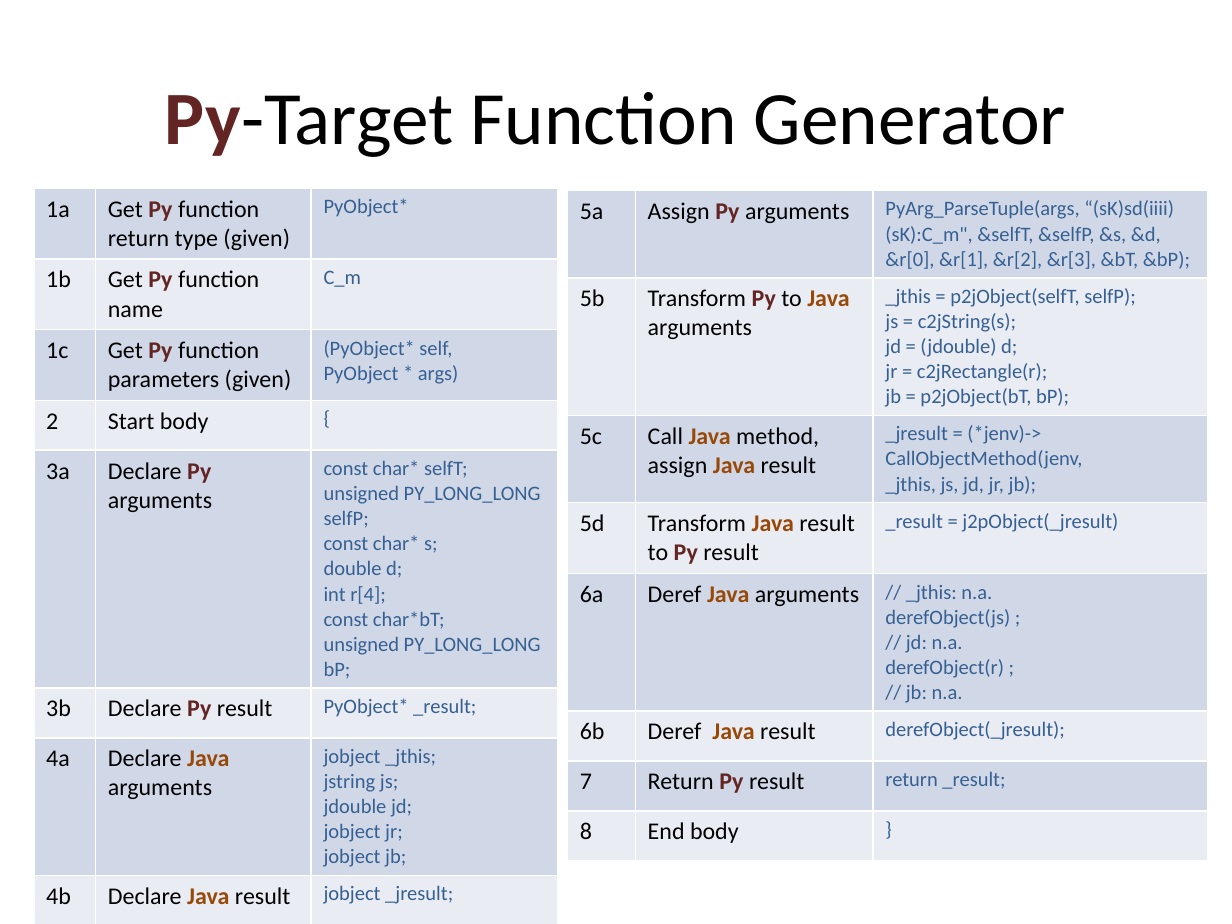
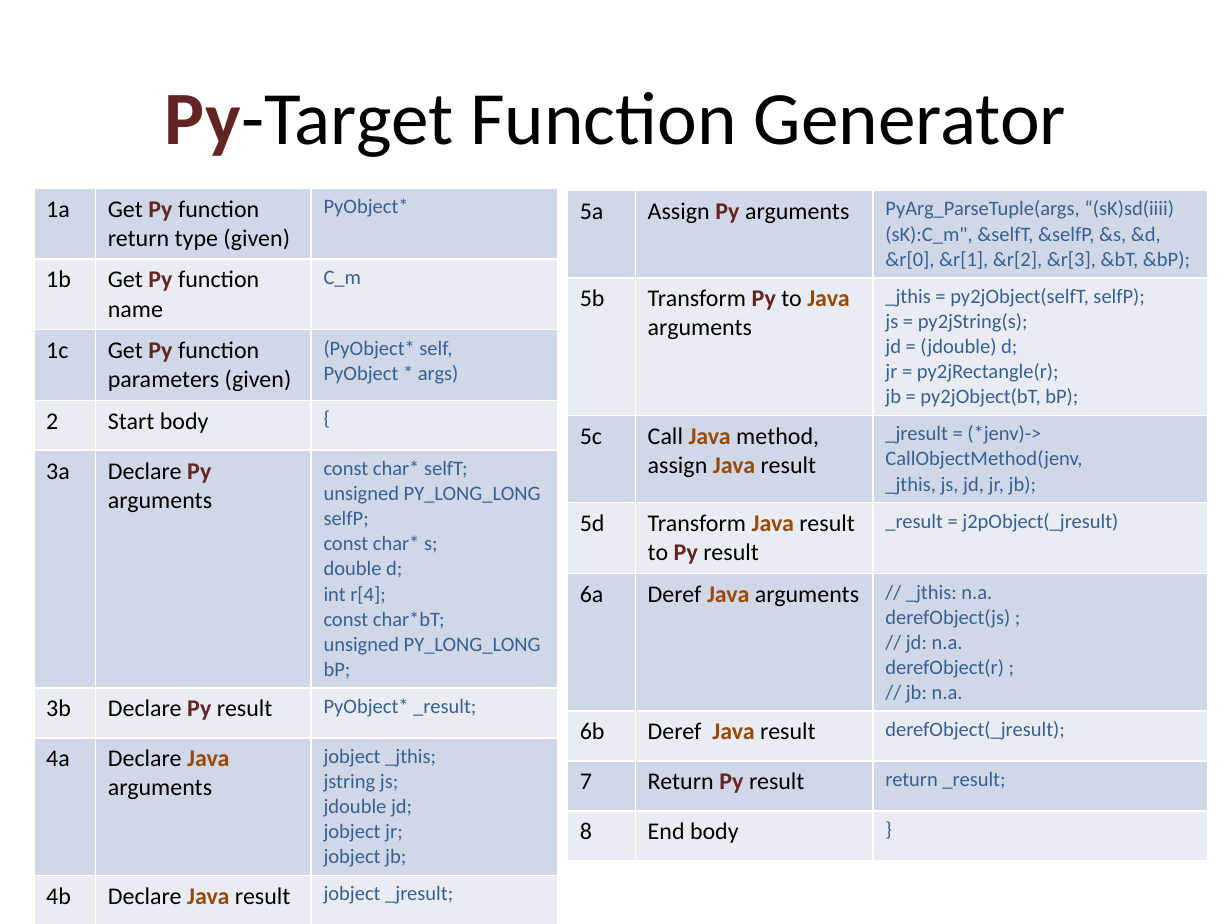
Before and after one commit to bcdev/beam-extapi, a slide deck: slide 11 of docs/beam-extapi.pptx. Drawn at 1232x924 pixels with LibreOffice and Linux fonts; fonts in the diff are those of the drawing. Boxes give left, top, right and bottom in pixels: in the first picture for what was removed or moved away, otherwise in the second. Text is boxed around its words. In the diff, an @@ line names an element or a change of style, - is before the commit and + after.

Commit message:
updated with overview of conversion functions

```diff
--- a/docs/beam-extapi.pptx
+++ b/docs/beam-extapi.pptx
@@ table at [568, 191, 1209, 878] @@
-row 2, column 3: _jthis = p2jObject(selfT, selfP); / js = c2jString(s); / jd = (jdouble) d; / jr = c2jRectangle(r); / jb = p2jObject(bT, bP);
+row 2, column 3: _jthis = py2jObject(selfT, selfP); / js = py2jString(s); / jd = (jdouble) d; / jr = py2jRectangle(r); / jb = py2jObject(bT, bP);
```
Also in this commit, not shown: 4 slides added.
